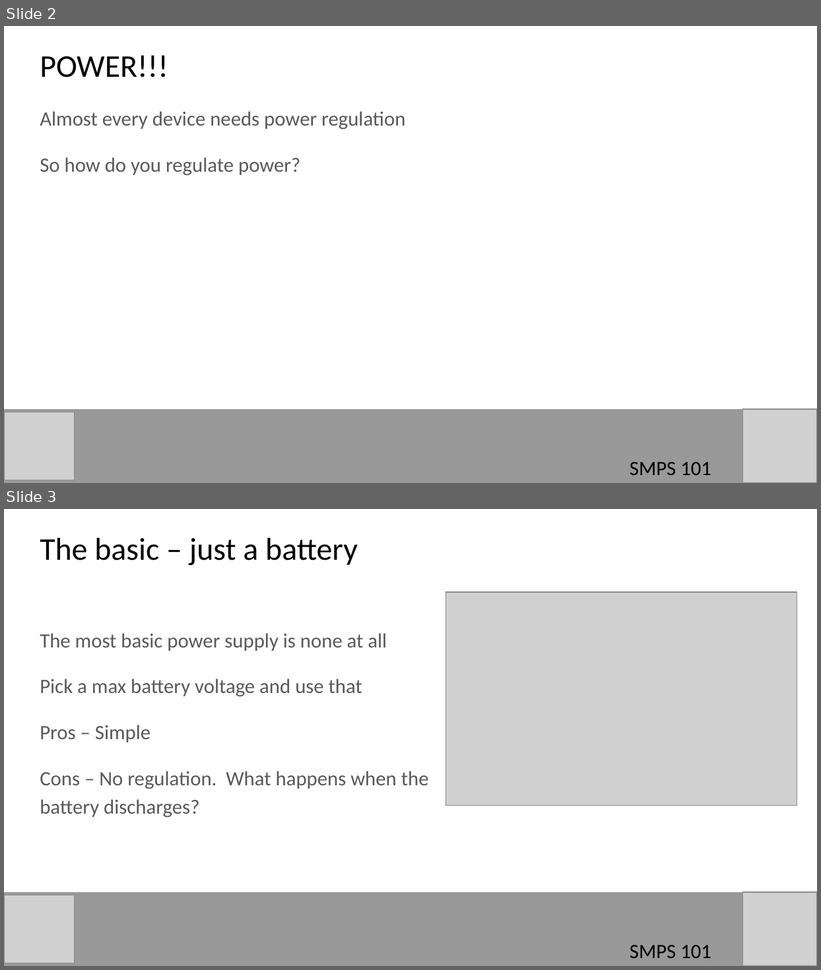
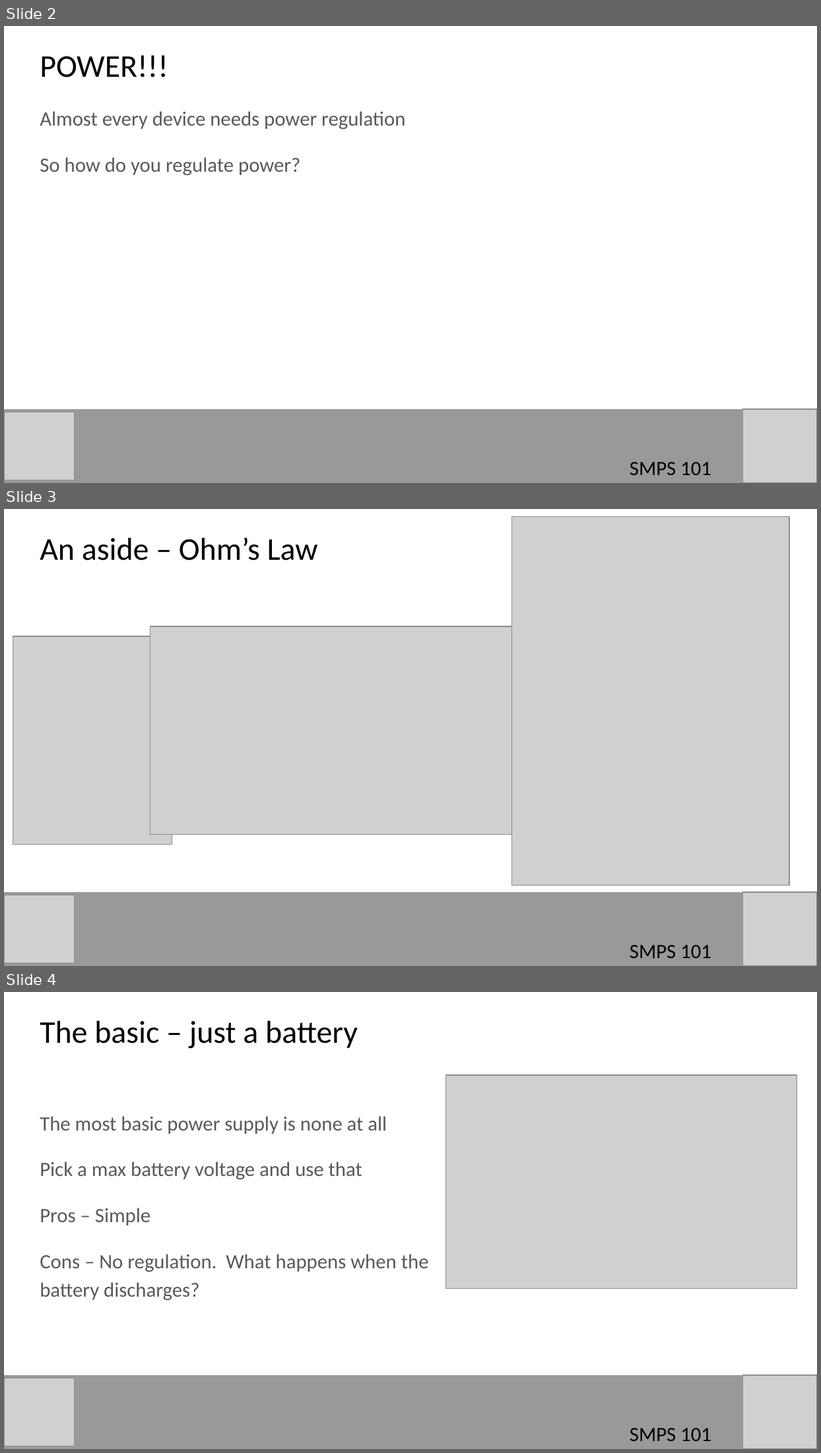
Before and after one commit to hamster/classroom, a slide deck: SMPS/SMPS 101.pptx. Shown one above the other, each under a label of ours: slides 2 and 3 before the commit, slides 2, 3 and 4 after it. The pictures are 821x970 and 821x1453 pixels, drawn with LibreOffice and Linux fonts; fonts in the diff are those of the drawing; grey boxes stand for pictures. Boxes give left, top, right and bottom in pixels: in the first picture for what was removed or moved away, otherwise in the second. Text is boxed around its words. In the diff, an @@ line names an element or a change of style, - is before the commit and + after.

```diff
--- a/SMPS/SMPS 101.pptx
+++ b/SMPS/SMPS 101.pptx
@@ slide 3 added at (4, 509, 817, 966), background #FFFFFF @@
@@ picture added at (512, 516, 789, 885) @@
@@ title added at (40, 537, 318, 560), 28 pt, text #000000 @@
+An aside – Ohm’s Law
@@ picture added at (151, 627, 516, 835) @@
@@ picture added at (13, 636, 172, 845) @@
@@ rectangle added at (4, 893, 817, 966), fill #999999 @@
@@ picture added at (4, 895, 74, 964) @@
@@ picture added at (743, 893, 817, 966) @@
@@ text added at (630, 945, 712, 958), 18 pt, text #000000 @@
+SMPS 101
@@ what was slide 3 is now slide 4 @@
```
Also in this commit, not shown: 6 slides changed, 1 other file.
